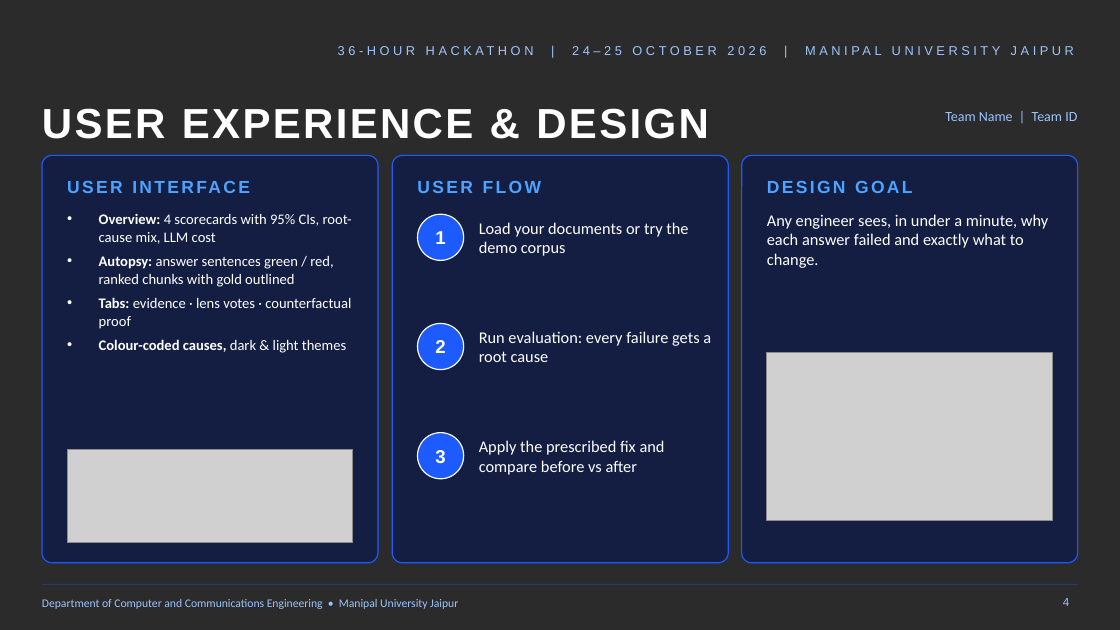
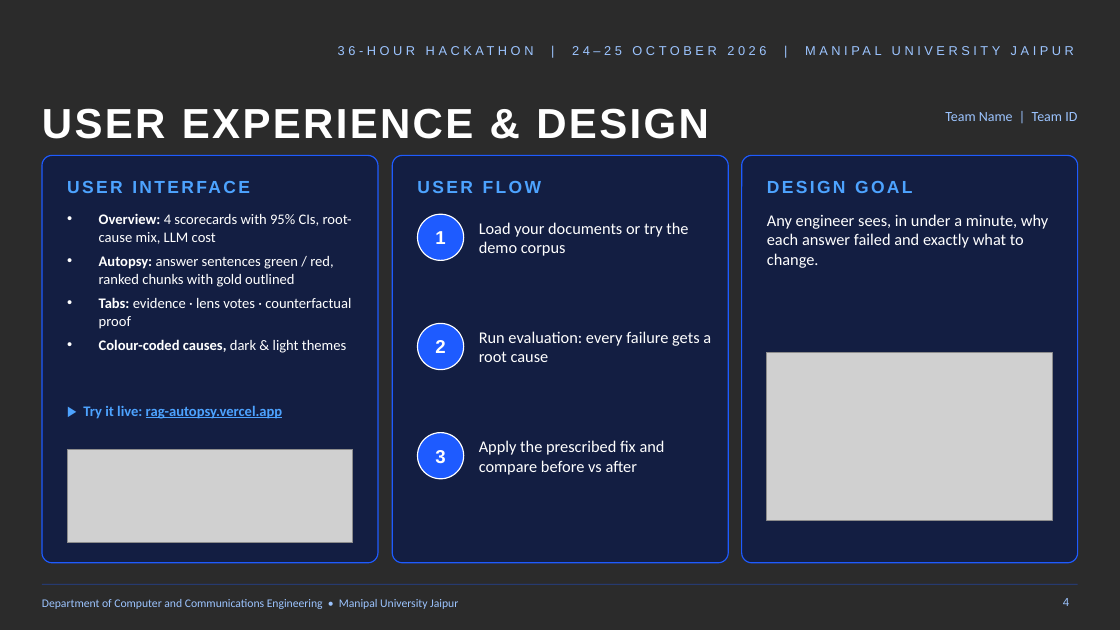
Before and after one commit to GargeeTripathi/ARENA, a slide deck: slide 4 of RAG_Autopsy_HYPNEXIS26.pptx. Drawn at 1120x630 pixels with LibreOffice and Linux fonts; fonts in the diff are those of the drawing; grey boxes stand for pictures; background and template pictures are left out; a plain dark background stands for a picture behind light text. Boxes give left, top, right and bottom in pixels: in the first picture for what was removed or moved away, otherwise in the second. Text is boxed around its words. In the diff, an @@ line names an element or a change of style, - is before the commit and + after.

```diff
--- a/RAG_Autopsy_HYPNEXIS26.pptx
+++ b/RAG_Autopsy_HYPNEXIS26.pptx
@@ text added at [83,405,283,419], 12.5 pt, text #4DA3FF, bold, underline @@
+▶ Try it live: rag-autopsy.vercel.app
```
Also in this commit, not shown: 1 other slide changed.
